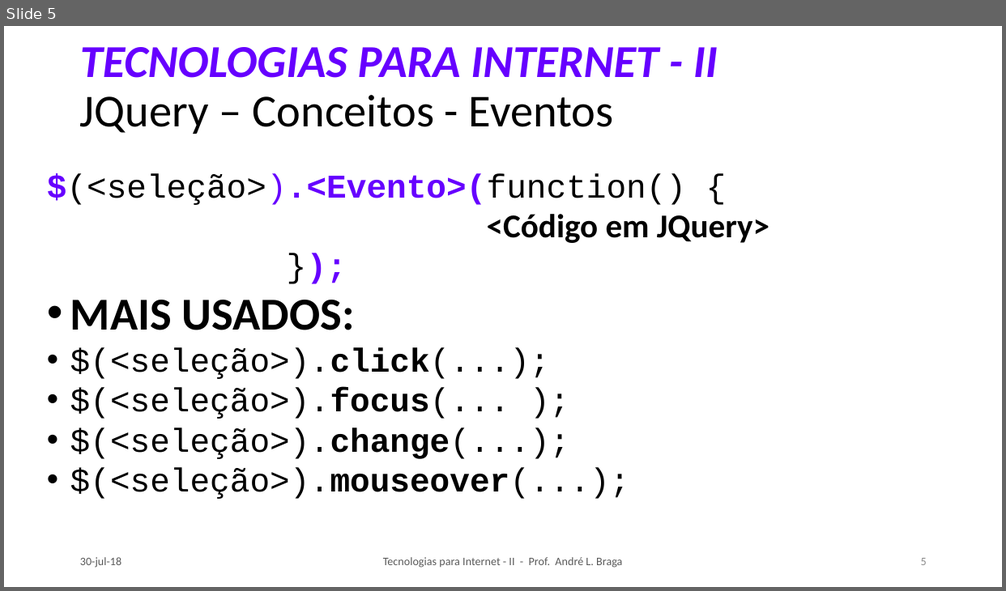
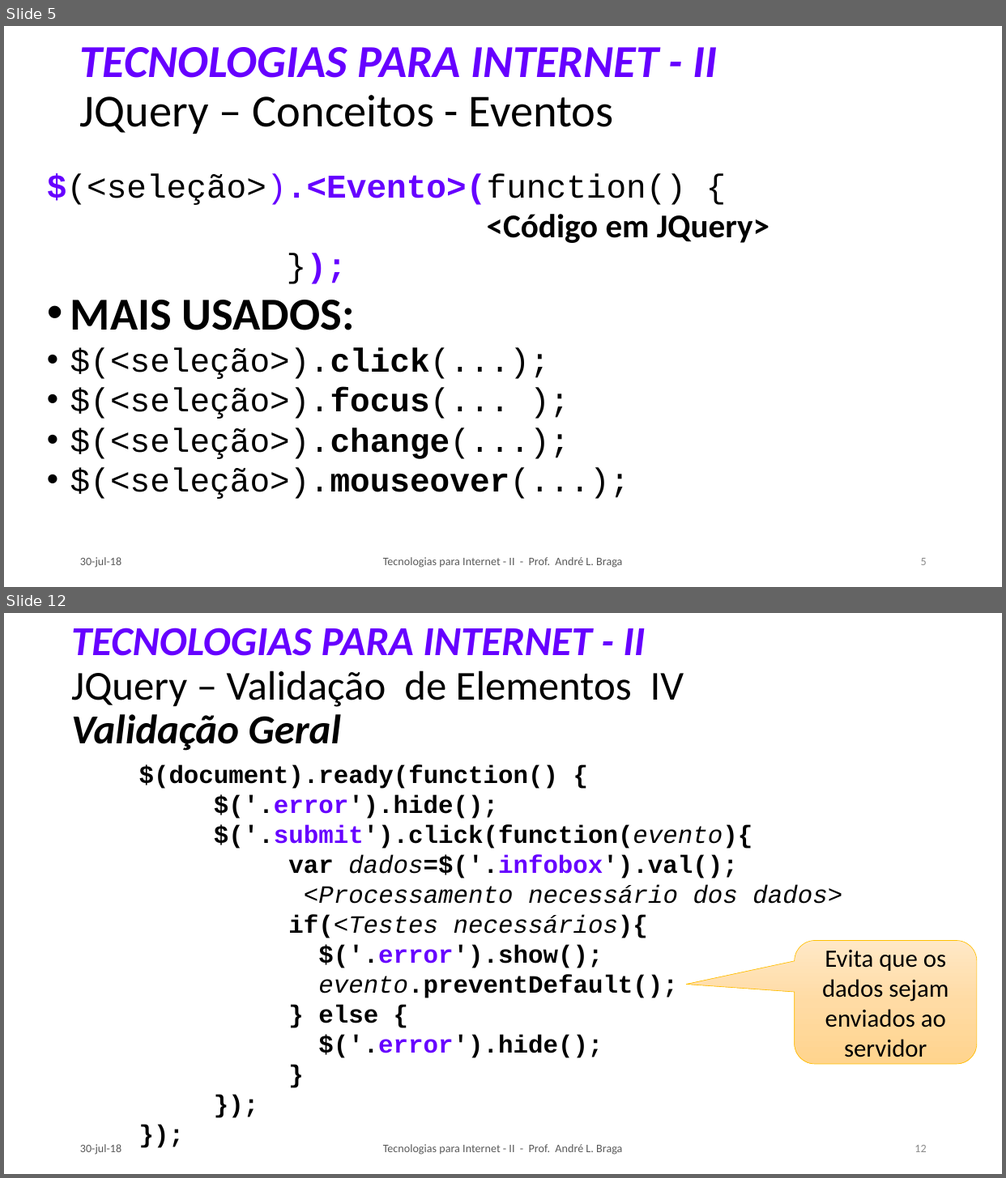
Before and after one commit to LeoCaronezi/CURSOS, a slide deck: TECNOLOGIAS PARA INTERNET II/SLIDES/TI-2_Aula_03.pptx. Shown one above the other, each under a label of ours: slide 5 before the commit, slides 5 and 12 after it; the slides between them are not shown. The pictures are 1006x591 and 1006x1178 pixels, drawn with LibreOffice and Linux fonts; fonts in the diff are those of the drawing. Boxes give left, top, right and bottom in pixels: in the first picture for what was removed or moved away, otherwise in the second. Text is boxed around its words. In the diff, an @@ line names an element or a change of style, - is before the commit and + after.

```diff
--- a/TECNOLOGIAS PARA INTERNET II/SLIDES/TI-2_Aula_03.pptx
+++ b/TECNOLOGIAS PARA INTERNET II/SLIDES/TI-2_Aula_03.pptx
@@ slide 12 added at box(4, 613, 1002, 1174), background #FFFFFF @@
@@ title added at box(71, 628, 684, 751), 39.6 pt, text #000000, bold, italic @@
+TECNOLOGIAS PARA INTERNET - II
+JQuery – Validação de Elementos IV
+Validação Geral
@@ text added at box(139, 765, 842, 1059), 24 pt, text #000000, bold @@
+$(document).ready(function() {
+$('.error').hide();
+$('.submit').click(function(evento){
+var dados=$('.infobox').val();
+<Processamento necessário dos dados>
+if(<Testes necessários){
+$('.error').show();
+evento.preventDefault();
+} else {
+$('.error').hide();
+}
+});
+});
@@ rounded speech box added at box(795, 941, 978, 1064), fill gradient #FFE8C7 to #FFDBA4 to #FFD58F, outline #FFC000 0.5 pt, 24 pt, text #000000 @@
+Evita que os dados sejam enviados ao servidor
@@ text added at box(80, 1144, 121, 1155), 11 pt, text #595959 @@
+30-jul-18
@@ text added at box(383, 1144, 622, 1155), 11 pt, text #595959 @@
+Tecnologias para Internet - II - Prof. André L. Braga
@@ page number added at box(914, 1145, 926, 1152), 11 pt, text #8C8C8C @@
+12
```
Also in this commit, not shown: 2 slides changed, 5 other slides added, 2 other files.
